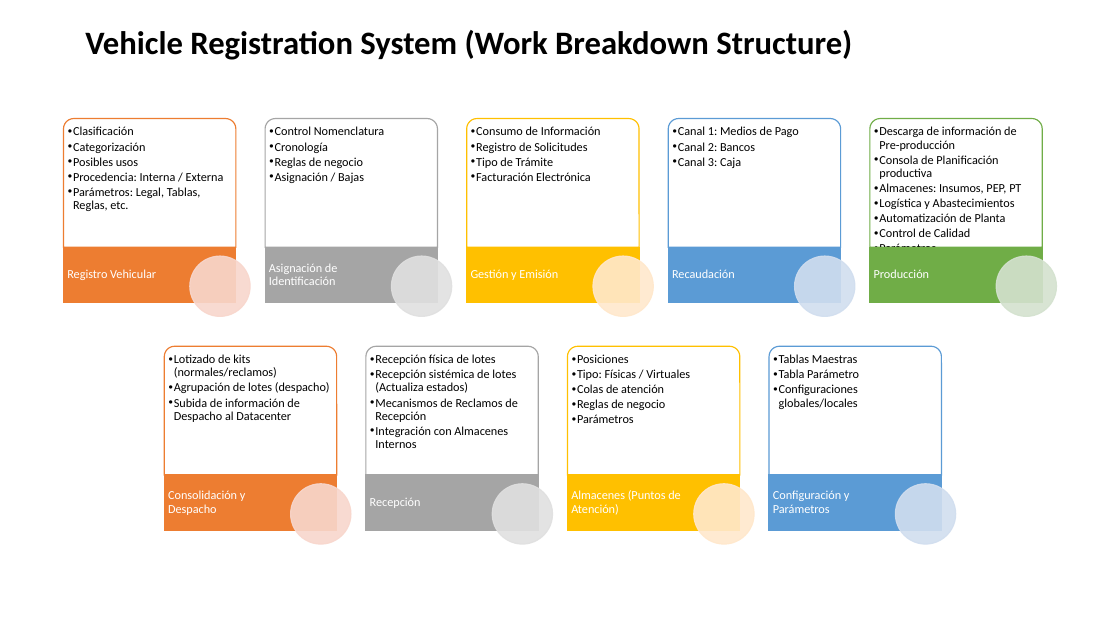
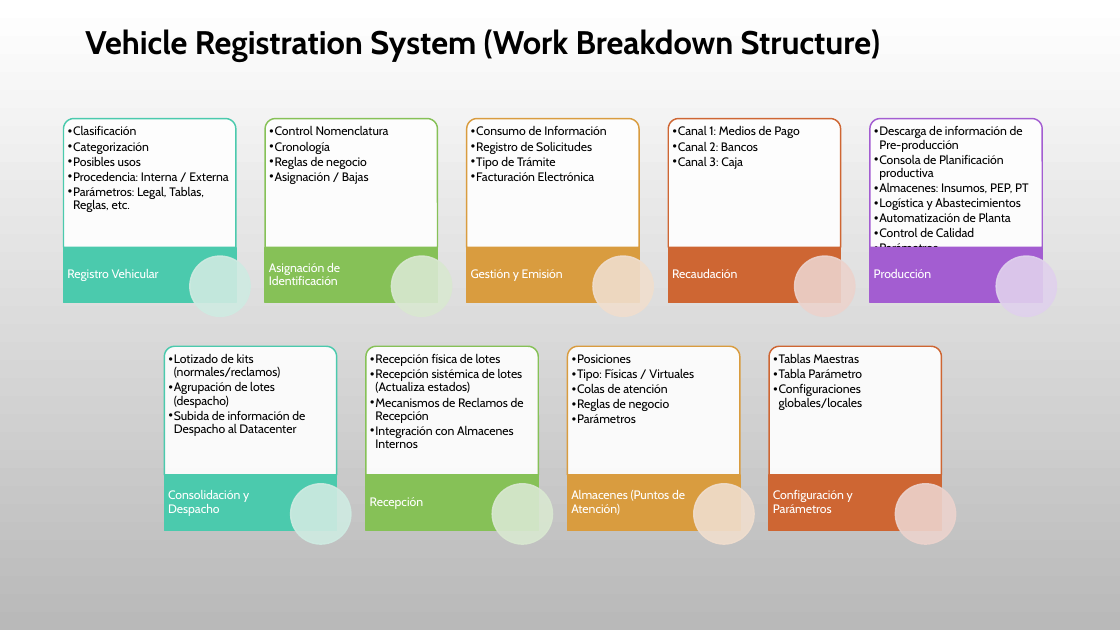
Before and after one commit to aborjasg/background, a slide deck: slide 4 of SSS-VehicleRegistrationSystem.pptx (slide 3 before the commit). Drawn at 1120x630 pixels with LibreOffice and Linux fonts; fonts in the diff are those of the drawing; background and template pictures are left out. Boxes give left, top, right and bottom in pixels: in the first picture for what was removed or moved away, otherwise in the second. Text is boxed around its words. In the diff, an @@ line names an element or a change of style, - is before the commit and + after.

```diff
--- a/SSS-VehicleRegistrationSystem.pptx
+++ b/SSS-VehicleRegistrationSystem.pptx
@@ background #FFFFFF to picture (left out) @@
@@ round same rect at bbox=[64, 118, 236, 247]: outline #ED7D31 1 pt to #4BCAAD 1.25 pt @@
@@ round same rect at bbox=[266, 118, 438, 247]: outline #A5A5A5 1 pt to #86C157 1.25 pt @@
@@ round same rect at bbox=[467, 118, 639, 247]: outline #FFC000 1 pt to #D99C3F 1.25 pt @@
@@ round same rect at bbox=[669, 118, 841, 247]: outline #5B9BD5 1 pt to #CE6633 1.25 pt @@
@@ round same rect at bbox=[870, 118, 1043, 247]: outline #70AD47 1 pt to #A35DD1 1.25 pt @@
@@ rectangle at bbox=[64, 247, 236, 302]: fill #ED7D31 to #4BCAAD; outline #ED7D31 1 pt to #4BCAAD 1.25 pt @@
@@ ellipse at bbox=[190, 256, 250, 317]: fill #F8D7CE at 90% opacity to #D0ECE3 at 90% opacity; outline #F8D7CE 1 pt to #D0ECE3 1.25 pt @@
@@ rectangle at bbox=[266, 247, 438, 302]: fill #A5A5A5 to #86C157; outline #A5A5A5 1 pt to #86C157 1.25 pt @@
@@ ellipse at bbox=[392, 256, 452, 317]: fill #E1E1E1 at 90% opacity to #D9E9D1 at 90% opacity; outline #E1E1E1 1 pt to #D9E9D1 1.25 pt @@
@@ rectangle at bbox=[467, 247, 639, 302]: fill #FFC000 to #D99C3F; outline #FFC000 1 pt to #D99C3F 1.25 pt @@
@@ ellipse at bbox=[593, 256, 654, 317]: fill #FFE8CC at 90% opacity to #F1DECF at 90% opacity; outline #FFE8CC 1 pt to #F1DECF 1.25 pt @@
@@ rectangle at bbox=[669, 247, 841, 302]: fill #5B9BD5 to #CE6633; outline #5B9BD5 1 pt to #CE6633 1.25 pt @@
@@ ellipse at bbox=[795, 256, 855, 317]: fill #D2DEEF at 90% opacity to #EDD3CE at 90% opacity; outline #D2DEEF 1 pt to #EDD3CE 1.25 pt @@
@@ rectangle at bbox=[870, 247, 1043, 302]: fill #70AD47 to #A35DD1; outline #70AD47 1 pt to #A35DD1 1.25 pt @@
@@ ellipse at bbox=[996, 256, 1057, 317]: fill #D5E3CF at 90% opacity to #E0D2EE at 90% opacity; outline #D5E3CF 1 pt to #E0D2EE 1.25 pt @@
@@ round same rect at bbox=[165, 346, 337, 475]: outline #ED7D31 1 pt to #4BCAAD 1.25 pt @@
@@ round same rect at bbox=[366, 346, 539, 475]: outline #A5A5A5 1 pt to #86C157 1.25 pt @@
@@ round same rect at bbox=[568, 346, 740, 475]: outline #FFC000 1 pt to #D99C3F 1.25 pt @@
@@ round same rect at bbox=[770, 346, 942, 475]: outline #5B9BD5 1 pt to #CE6633 1.25 pt @@
@@ rectangle at bbox=[165, 475, 337, 530]: fill #ED7D31 to #4BCAAD; outline #ED7D31 1 pt to #4BCAAD 1.25 pt @@
@@ rectangle at bbox=[366, 475, 539, 530]: fill #A5A5A5 to #86C157; outline #A5A5A5 1 pt to #86C157 1.25 pt @@
@@ rectangle at bbox=[568, 475, 740, 530]: fill #FFC000 to #D99C3F; outline #FFC000 1 pt to #D99C3F 1.25 pt @@
@@ font Calibri to Cabin in 19 elements at bbox=[85, 29, 880, 62], bbox=[68, 126, 228, 212], bbox=[67, 269, 159, 281], bbox=[269, 126, 389, 184], bbox=[269, 263, 340, 285], bbox=[471, 126, 606, 181], bbox=[471, 269, 563, 281], bbox=[673, 126, 799, 169], bbox=[672, 269, 737, 278], bbox=[874, 125, 1028, 247], bbox=[874, 269, 931, 278], bbox=[169, 354, 305, 436], bbox=[168, 490, 249, 516], bbox=[370, 354, 524, 448], bbox=[370, 497, 423, 509], bbox=[572, 354, 694, 423], bbox=[571, 490, 685, 515], bbox=[773, 354, 863, 410], bbox=[773, 490, 853, 513] @@
@@ rectangle at bbox=[770, 475, 942, 530]: fill #5B9BD5 to #CE6633; outline #5B9BD5 1 pt to #CE6633 1.25 pt @@
@@ ellipse at bbox=[291, 484, 351, 544]: fill #F8D7CE at 90% opacity to #D0ECE3 at 90% opacity; outline #F8D7CE 1 pt to #D0ECE3 1.25 pt @@
@@ ellipse at bbox=[492, 484, 553, 544]: fill #E1E1E1 at 90% opacity to #D9E9D1 at 90% opacity; outline #E1E1E1 1 pt to #D9E9D1 1.25 pt @@
@@ ellipse at bbox=[694, 484, 755, 544]: fill #FFE8CC at 90% opacity to #F1DECF at 90% opacity; outline #FFE8CC 1 pt to #F1DECF 1.25 pt @@
@@ ellipse at bbox=[896, 484, 956, 544]: fill #D2DEEF at 90% opacity to #EDD3CE at 90% opacity; outline #D2DEEF 1 pt to #EDD3CE 1.25 pt @@
```
Also in this commit, not shown: 5 other slides changed, 1 slide added, 1 other file.
